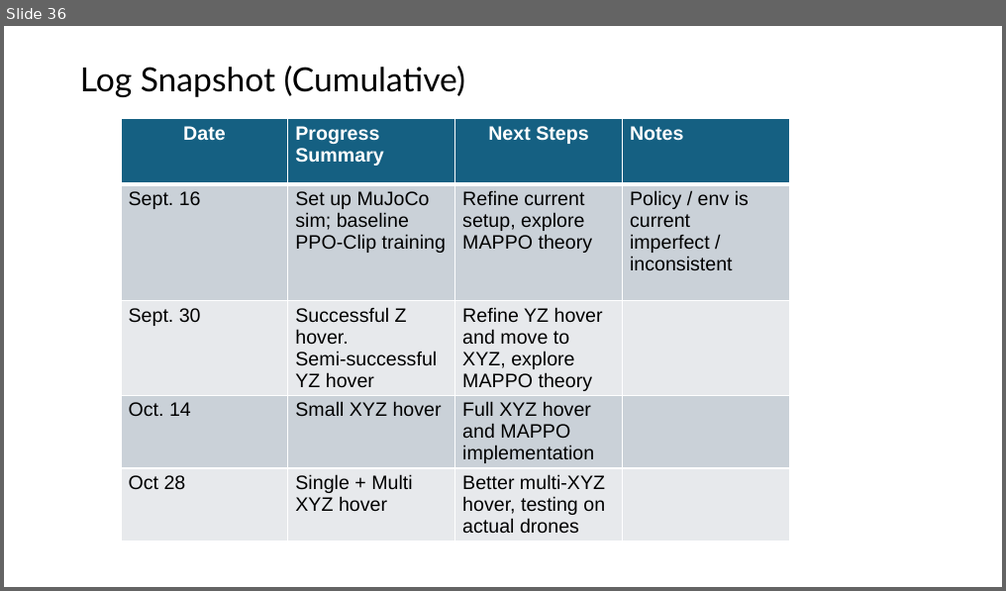
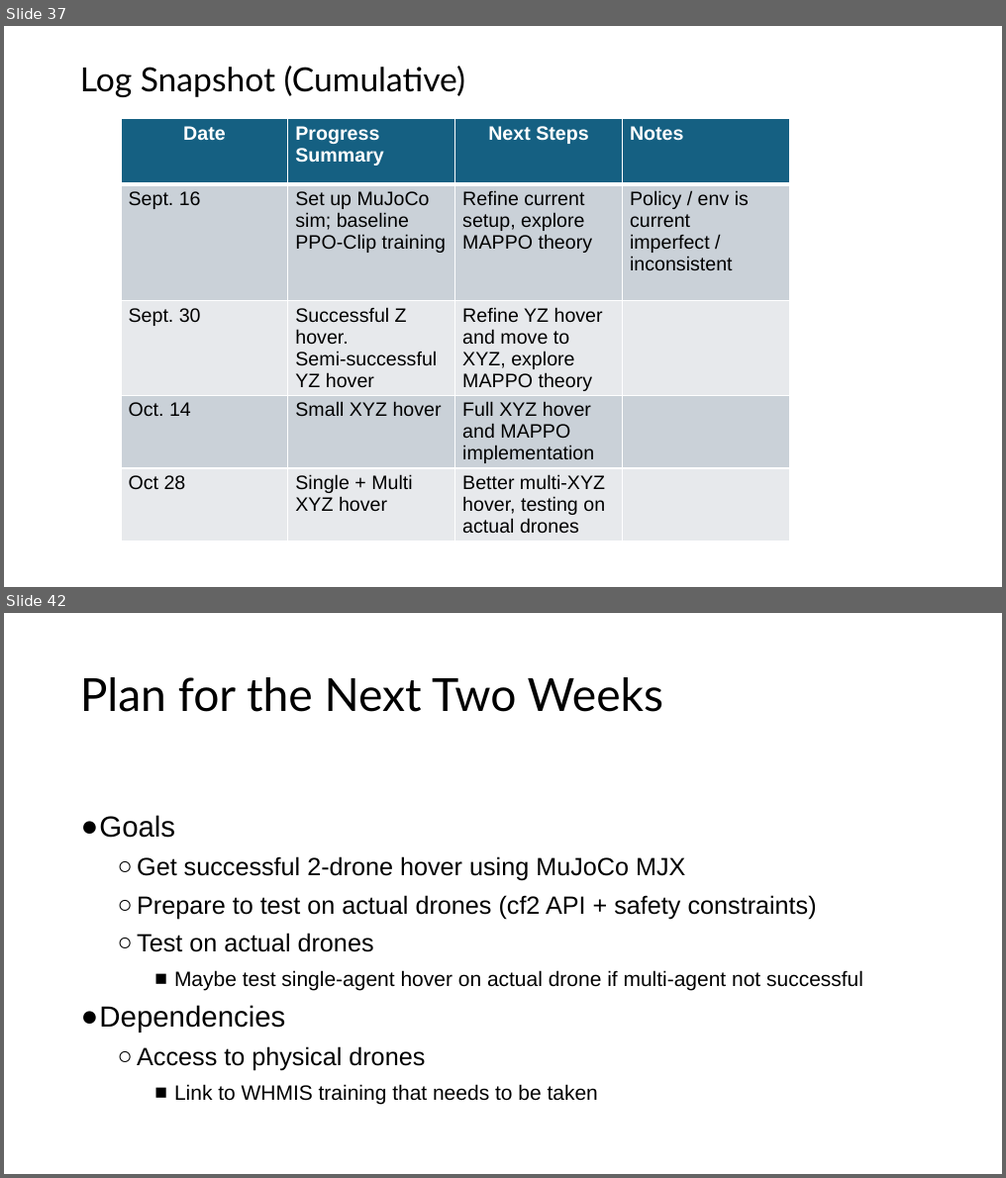
Before and after one commit to shazia-dewan/multi-agentCrazyflieLift, a slide deck: docs/MIRL LAB Honours Project Bi-Weekly Update.pptx. Shown one above the other, each under a label of ours: slide 36 before the commit, slides 37 and 42 after it; the slides between them are not shown. The pictures are 1006x591 and 1006x1178 pixels, drawn with LibreOffice and Linux fonts; fonts in the diff are those of the drawing. Boxes give left, top, right and bottom in pixels: in the first picture for what was removed or moved away, otherwise in the second. Text is boxed around its words. In the diff, an @@ line names an element or a change of style, - is before the commit and + after.

```diff
--- a/docs/MIRL LAB Honours Project Bi-Weekly Update.pptx
+++ b/docs/MIRL LAB Honours Project Bi-Weekly Update.pptx
@@ slide 42 added at <box>4,613,1002,1174</box>, background #FFFFFF @@
@@ title added at <box>80,677,663,712</box>, 33 pt, text #000000 @@
+Plan for the Next Two Weeks
@@ text added at <box>99,815,863,1105</box>, 18 pt, text #000000 @@
+● Goals
+  ○ Get successful 2-drone hover using MuJoCo MJX
+  ○ Prepare to test on actual drones (cf2 API + safety constraints)
+  ○ Test on actual drones
+    ■ Maybe test single-agent hover on actual drone if multi-agent not successful
+● Dependencies
+  ○ Access to physical drones
+    ■ Link to WHMIS training that needs to be taken
@@ what was slide 36 is now slide 37 @@
```
Also in this commit, not shown: 8 other slides added, 1 other file.
